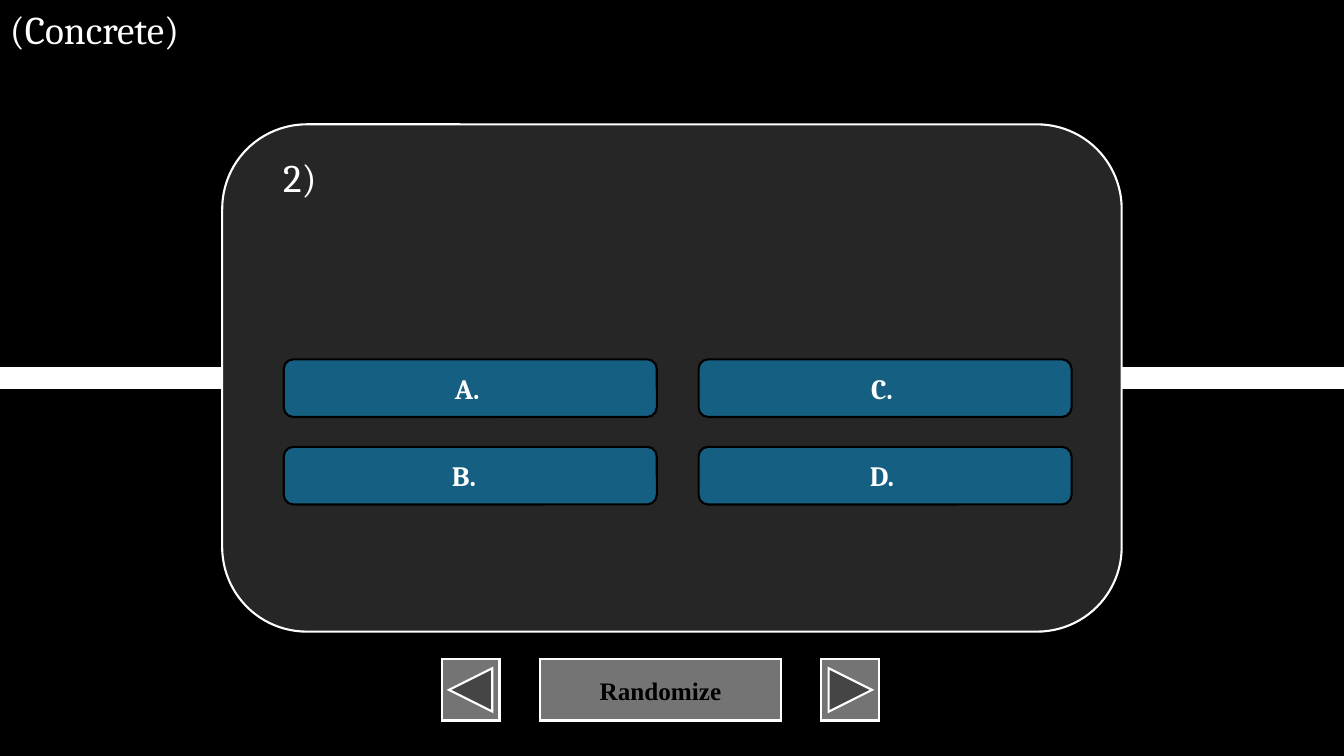
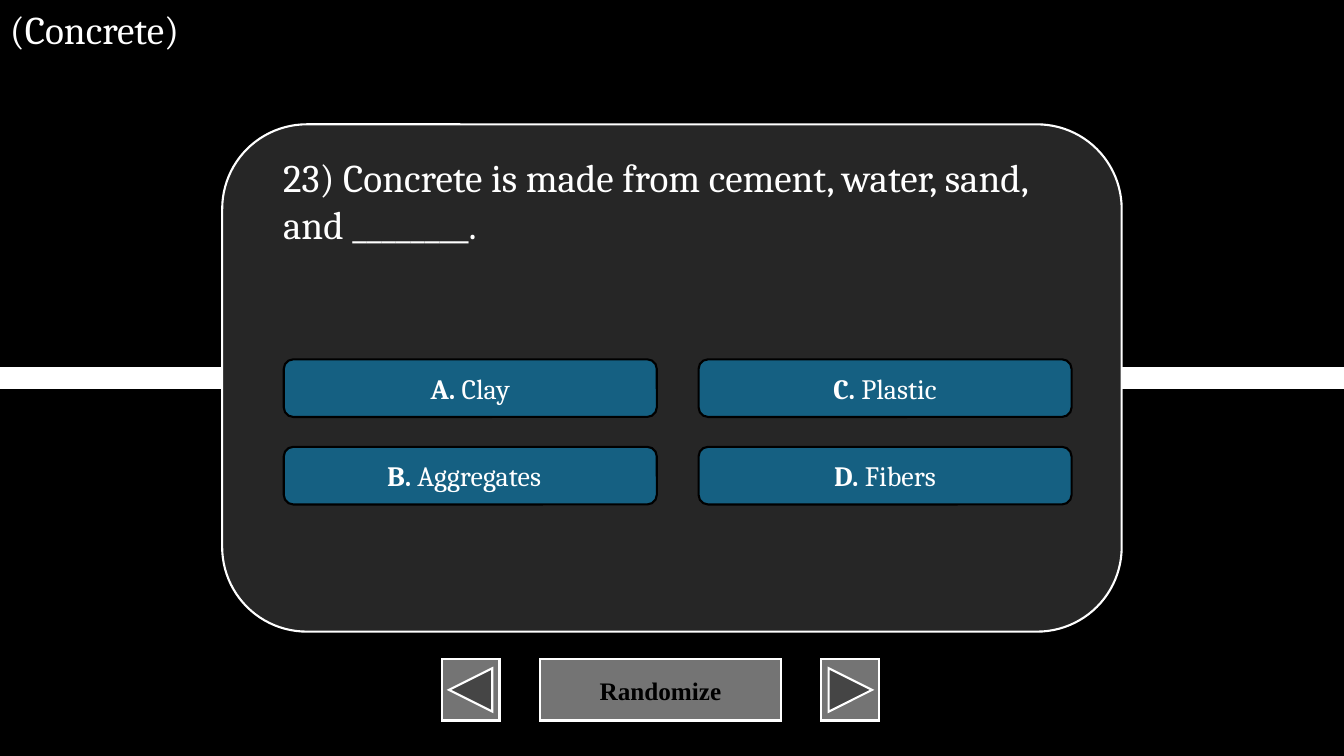
Before and after one commit to XIvanSolomonX/Archi-Reviewer, a slide deck: slide 24 of BU.pptm. Drawn at 1344x756 pixels with LibreOffice and Linux fonts; fonts in the diff are those of the drawing. Boxes give left, top, right and bottom in pixels: in the first picture for what was removed or moved away, otherwise in the second. Text is boxed around its words. In the diff, an @@ line names an element or a change of style, - is before the commit and + after.

Commit message:
Fixed duplicate processed file, concrete and copper done

```diff
--- a/BU.pptm
+++ b/BU.pptm
@@ text at (283, 164, 1029, 240): text changed @@
-2)
+23) Concrete is made from cement, water, sand, and ________.
@@ text in rounded rectangle at (431, 379, 510, 405): text changed; bold off @@
-A.
+A. Clay
@@ text in rounded rectangle at (833, 379, 936, 400): text changed; bold off @@
-C.
+C. Plastic
@@ text in rounded rectangle at (387, 467, 541, 492): text changed; bold off @@
-B.
+B. Aggregates
@@ text in rounded rectangle at (834, 466, 936, 487): text changed; bold off @@
-D.
+D. Fibers
```
Also in this commit, not shown: 120 slides added, 4 other files.
